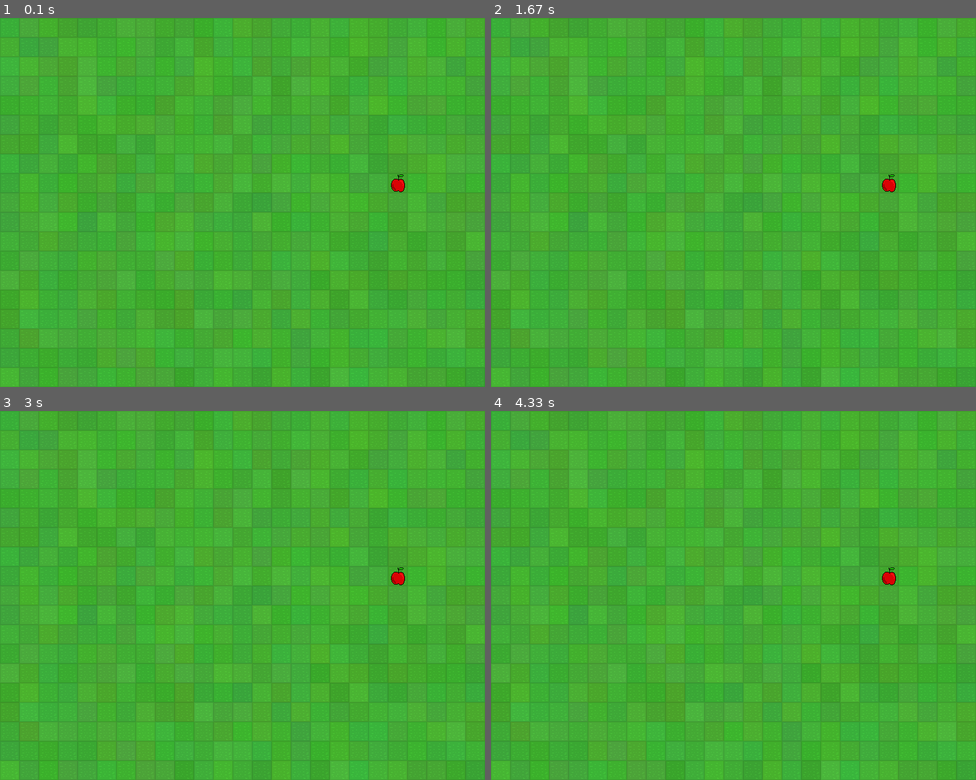
Above: before the commit, frames 1-4 (two rows, left to right).
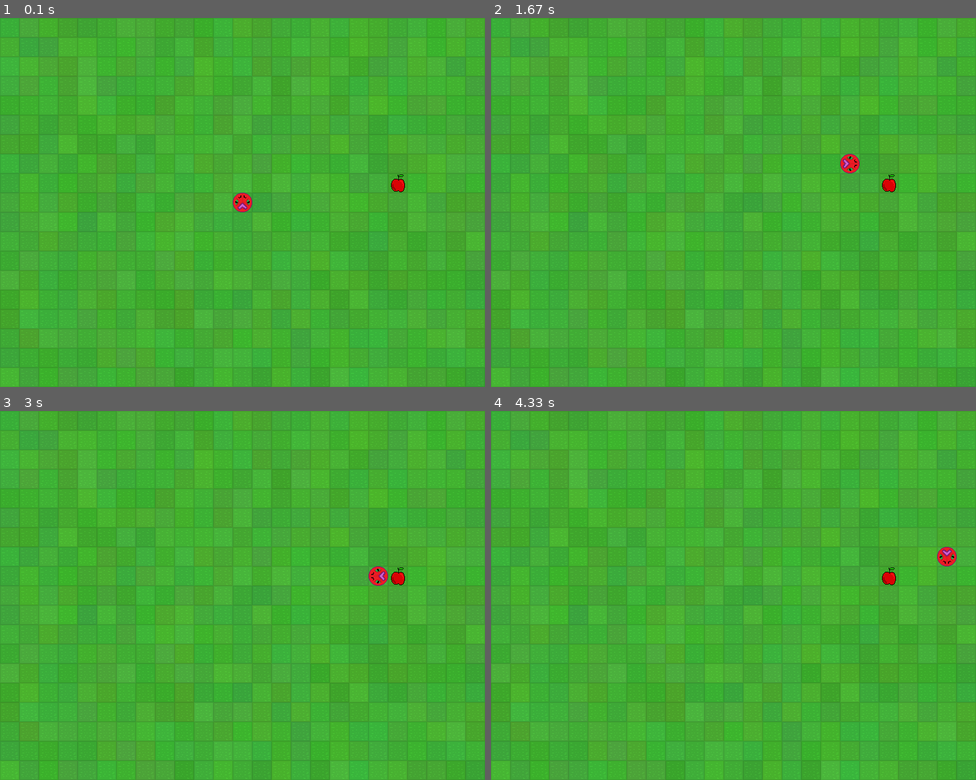
Above: after the commit, the same moments.

Repository: Miszel16/Niedziela_11_45
Game: pygame game, started from Lekcja 26 i 27 i 28 - Gra Snake/Gra_Snake/Snake.py
The game is run twice, just before and just after one commit, with the same random seed, the same clock (stepped at 60 frames per second) and the same inputs.
Inputs:
- Up to frame 1 (0.1 s): no input
- Up to frame 2 (1.67 s): hold D 0.33-0.8 s; hold W 0.83-1.13 s; hold D 1.17-1.63 s
- Up to frame 3 (3 s): hold A 1.67-2.2 s; hold S 2.23-2.53 s; hold A 2.57-2.97 s
- Up to frame 4 (4.33 s): hold W 3-3.37 s; hold D 3.4-4.03 s; hold S from 4.07 s (still down)

The runs differ from the first frame. In frame 1, 0.2% of the frame differs, in the area x 48-52%, y 47-53%; in frame 2, 0.2%; in frame 3, 0.2%; in frame 4, 0.2%.

Commit message:
Snake part II

Diff:
--- /dev/null
+++ b/Lekcja 26 i 27 i 28 - Gra Snake/Gra_Snake/Kierunek.py
@@ -0,0 +1,8 @@
+from enum import Enum
+
+# Enum - pozwala wybrac jedną z kilku opcji
+class Kierunek(Enum):
+    GORA = 0
+    PRAWO = 1
+    DOL = 2
+    LEWO = 3
--- a/Lekcja 26 i 27 i 28 - Gra Snake/Gra_Snake/Snake.py
+++ b/Lekcja 26 i 27 i 28 - Gra Snake/Gra_Snake/Snake.py
@@ -1,14 +1,21 @@
 # GRAFIKI: https://drive.google.com/drive/folders/1qyu5_Kfb7YEJkNOJWXns0lrbWvz9Ohmw
+
+# ETAP II:
+# - głowa węża oraz sterowanie nią
 
 import pygame
 import random
 import time
-#     plik         klasa
-from Jablko import Jablko
+#     plik             klasa
+#-------------------------------
+from Kierunek import Kierunek
+from Waz      import Waz
+from Jablko   import Jablko
+#-------------------------------
 pygame.init()
 
 SZEROKOSC_EKRANU = 800
-WYSOKOSC_EKRANU = 608 #!!!
+WYSOKOSC_EKRANU = 608
 
 tlo = pygame.Surface((SZEROKOSC_EKRANU, WYSOKOSC_EKRANU))
 
@@ -24,6 +31,14 @@
 ekran = pygame.display.set_mode([SZEROKOSC_EKRANU, WYSOKOSC_EKRANU])
 zegar = pygame.time.Clock()
 
+#----------------------------------------------------
+# tworzymy węża
+waz = Waz() # konstruktor
+
+# porusza się wąż
+PORUSZ_WEZEM = pygame.USEREVENT +1 # własne zdarzenie
+pygame.time.set_timer(PORUSZ_WEZEM, 200) # 200 ms
+#----------------------------------------------------
 
 jablko = Jablko() # nazwe klasy + ()
 jablka_lista = pygame.sprite.Group()
@@ -32,12 +47,34 @@
 status_gry = True
 while status_gry:
     zdarzenia = pygame.event.get()
+
     for zdarzenie in zdarzenia:
         if zdarzenie.type == pygame.QUIT:
             status_gry = False
+        # ---------------------------------------------------
+        if zdarzenie.type == pygame.KEYDOWN:
+            # a s d
+            if zdarzenie.key == pygame.K_w:
+                waz.zmien_kierunek(Kierunek.GORA)
+
+            if zdarzenie.key == pygame.K_a:
+                waz.zmien_kierunek(Kierunek.LEWO)
+
+            if zdarzenie.key == pygame.K_s:
+                waz.zmien_kierunek(Kierunek.DOL)
+
+            if zdarzenie.key == pygame.K_d:
+                waz.zmien_kierunek(Kierunek.PRAWO)
+
+        elif zdarzenie.type == PORUSZ_WEZEM:
+            waz.aktualizuj()
+        # ---------------------------------------------------
         pass
 
     ekran.blit(tlo, (0,0))
+
+    ekran.blit(waz.obraz, waz.rect)
+    # TESTY
 
     for jablko in jablka_lista:
         ekran.blit(jablko.obraz, jablko.rect)
--- /dev/null
+++ b/Lekcja 26 i 27 i 28 - Gra Snake/Gra_Snake/Waz.py
@@ -0,0 +1,55 @@
+import pygame
+#     plik            klasa
+from Kierunek import Kierunek
+
+class Waz(pygame.sprite.Sprite):
+    def __init__(self):
+        # image[oryginalny]
+        self.oryginalny_obraz = pygame.image.load("images/head.png")
+
+        #surface[przerobione przez pygame]
+        self.obraz = pygame.transform.rotate(self.oryginalny_obraz, 0)
+
+        #rect[x, y, rozmiar]
+        self.rect = self.obraz.get_rect(center=(12*32+16, 9*32+16))
+
+        # kierunek węża
+        self.kierunek = Kierunek.GORA
+        self.nowy_kierunek = Kierunek.GORA # może obracać się o 90 stopni
+
+
+    def zmien_kierunek(self, kierunek):
+        zmiana_mozliwa = True
+
+        #  kierunek węża                      nasz_kierunek
+        if self.kierunek == Kierunek.GORA and kierunek == Kierunek.DOL:
+            zmiana_mozliwa = False
+
+        if self.kierunek == Kierunek.PRAWO and kierunek == Kierunek.LEWO:
+            zmiana_mozliwa = False
+
+        if self.kierunek == Kierunek.DOL and kierunek == Kierunek.GORA:
+            zmiana_mozliwa = False
+
+        if self.kierunek == Kierunek.LEWO and kierunek == Kierunek.PRAWO:
+            zmiana_mozliwa = False
+
+        if zmiana_mozliwa:
+            self.nowy_kierunek = kierunek
+
+
+    def aktualizuj(self):
+        self.kierunek = self.nowy_kierunek
+        self.obraz = pygame.transform.rotate(self.oryginalny_obraz, (self.kierunek.value*-90))
+
+        if self.kierunek == Kierunek.GORA:
+            self.rect.move_ip(0, -32) # x, y
+
+        if self.kierunek == Kierunek.PRAWO:
+            self.rect.move_ip(32, 0)
+
+        if self.kierunek == Kierunek.DOL:
+            self.rect.move_ip(0, 32)
+
+        if self.kierunek == Kierunek.LEWO:
+            self.rect.move_ip(-32, 0)
